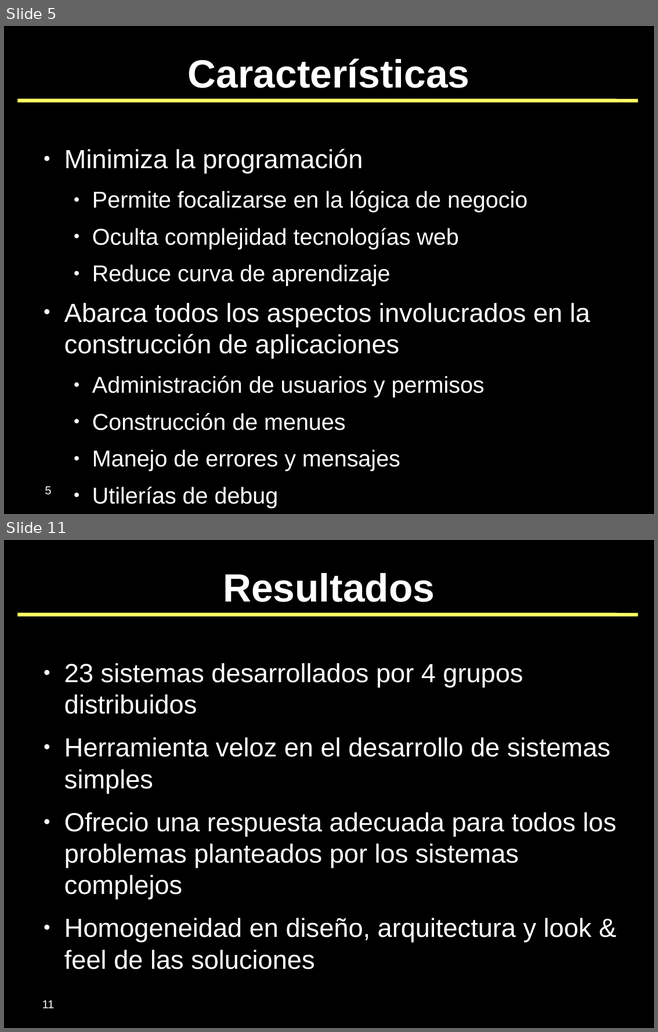
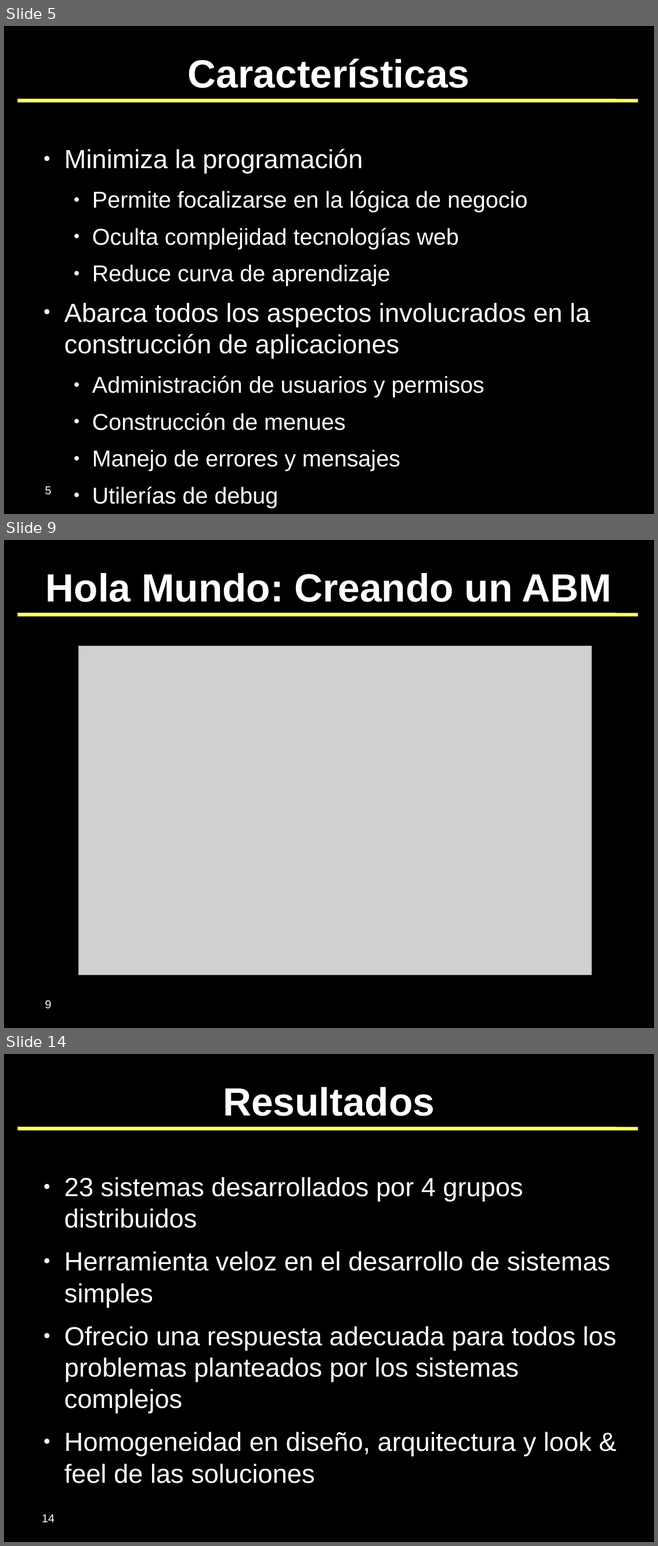
Before and after one commit to SIU-Toba/framework, a slide deck: doc/presentaciones/2007 - JAIIO - SIE.odp. Shown one above the other, each under a label of ours: slides 5 and 11 before the commit, slides 5, 9 and 14 after it; the slides between them are not shown. The pictures are 658x1032 and 658x1546 pixels, drawn with LibreOffice and Linux fonts; fonts in the diff are those of the drawing; grey boxes stand for pictures; background and template pictures are left out. Boxes give left, top, right and bottom in pixels: in the first picture for what was removed or moved away, otherwise in the second. Text is boxed around its words. In the diff, an @@ line names an element or a change of style, - is before the commit and + after.

```diff
--- a/doc/presentaciones/2007 - JAIIO - SIE.odp
+++ b/doc/presentaciones/2007 - JAIIO - SIE.odp
@@ slide 9 added at box(4, 540, 654, 1028), background #000000; not listed: 1 template element that a slide beside it also shows @@
@@ title added at box(46, 573, 611, 602), 48 pt, text #FFFFFF, bold @@
+Hola Mundo: Creando un ABM
@@ picture added at box(78, 646, 591, 974) @@
@@ page number added at box(45, 1000, 52, 1009), 14 pt, text #FFFFFF @@
+9
@@ what was slide 11 is now slide 14 @@
@@ page number at box(42, 1514, 54, 1522): text changed @@
-11
+14
```
Also in this commit, not shown: 5 slides changed, 2 other slides added.
